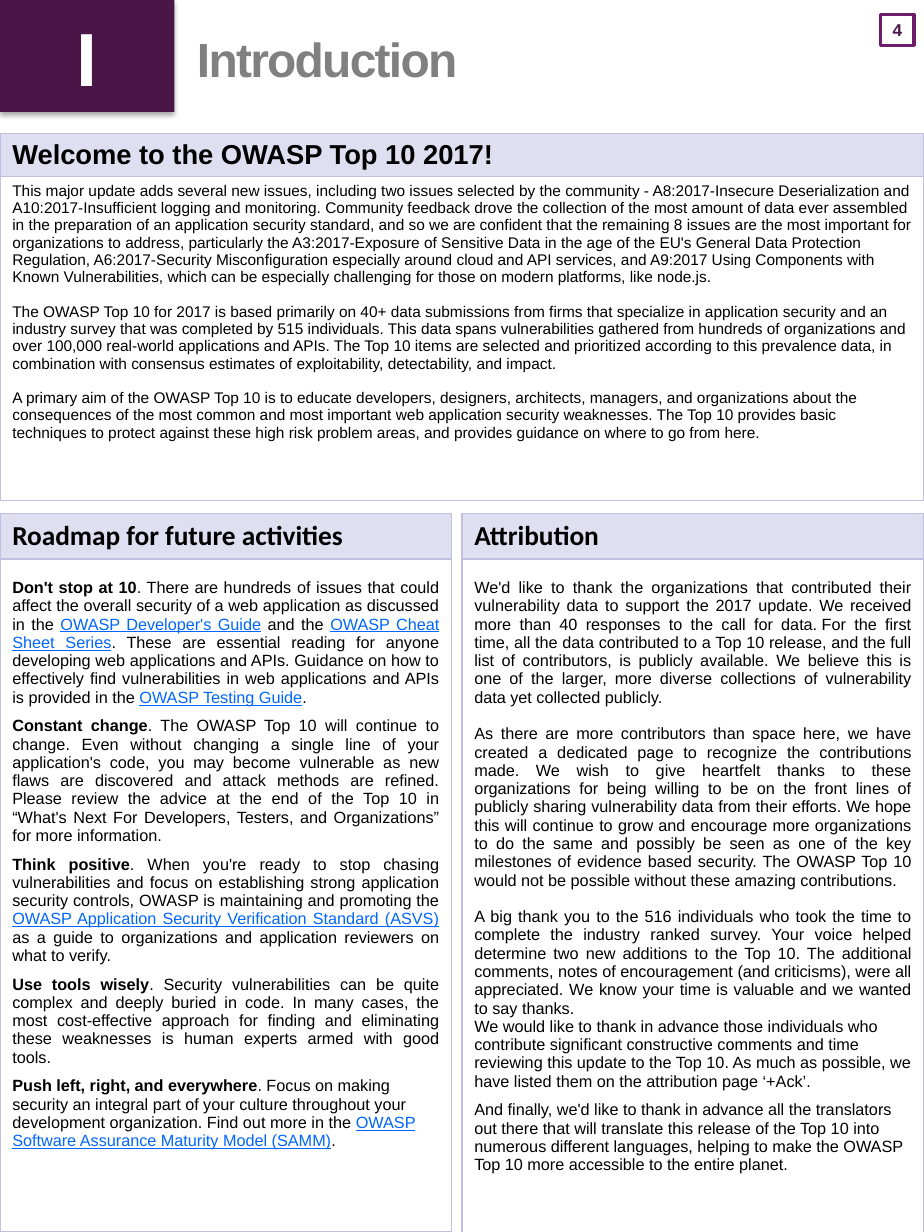
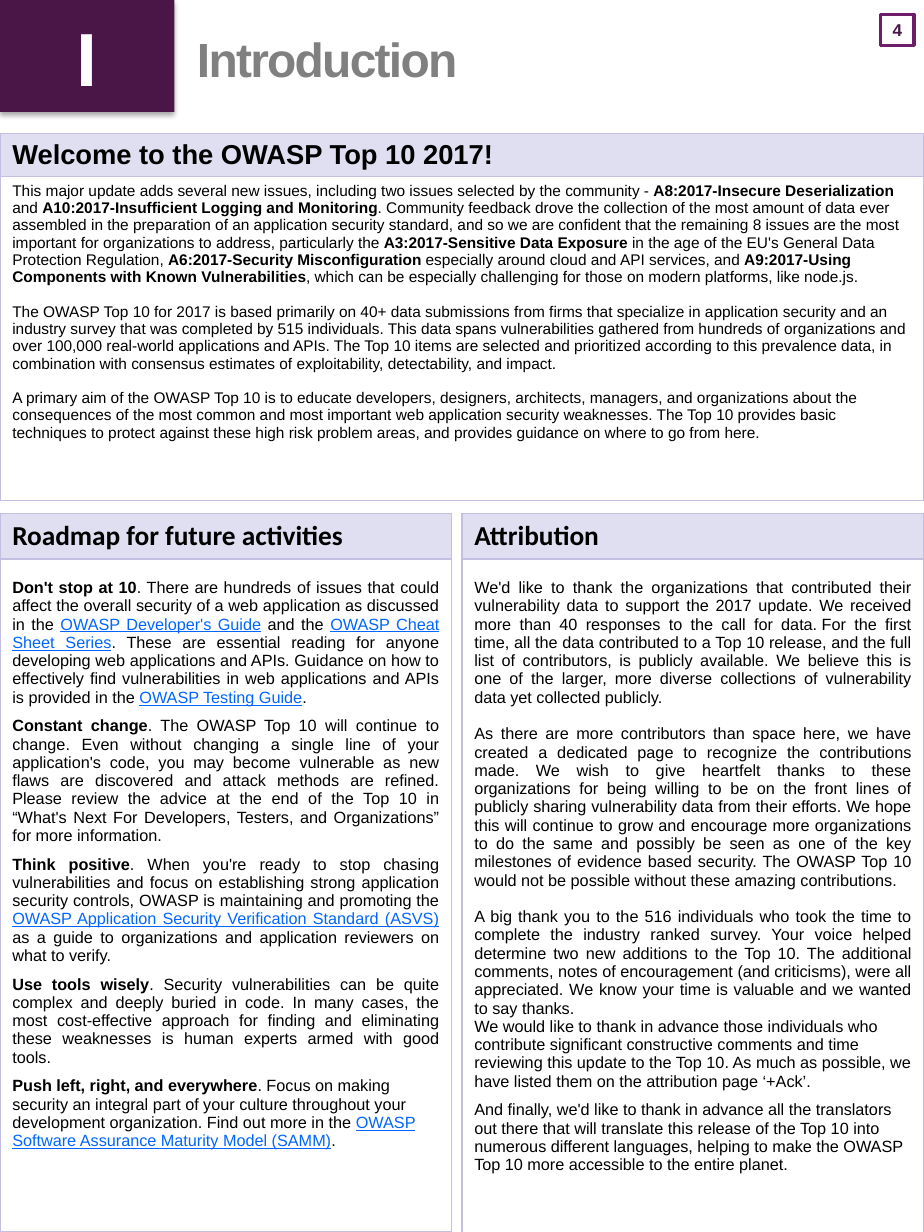
Before and after one commit to OWASP/Top10, a slide deck: slide 5 of 2017/OWASP Top 10 2017 GM (en).pptx. Drawn at 924x1232 pixels with LibreOffice and Linux fonts; fonts in the diff are those of the drawing. Boxes give left, top, right and bottom in pixels: in the first picture for what was removed or moved away, otherwise in the second. Text is boxed around its words. In the diff, an @@ line names an element or a change of style, - is before the commit and + after.

Commit message:
Update GM PPTX to match PDF. This is not the master copy, so here be dragons

```diff
--- a/2017/OWASP Top 10 2017 GM (en).pptx
+++ b/2017/OWASP Top 10 2017 GM (en).pptx
@@ table at (0,133,924,503) @@
-row 2, column 1: This major update adds several new issues, including two issues selected by the community - A8:2017-Insecure Deserialization and A10:2017-Insufficient logging and monitoring. Community feedback drove the collection of the most amount of data ever assembled in the preparation of an application security standard, and so we are confident that the remaining 8 issues are the most important for organizations to address, particularly the A3:2017-Exposure of Sensitive Data in the age of the EU's General Data Protection Regulation, A6:2017-Security Misconfiguration especially around cloud and API services, and A9:2017 Using Components with Known Vulnerabilities, which can be especially challenging for those on modern platforms, like node.js. / The OWASP Top 10 for 2017 is based primarily on 40+ data submissions from firms that specialize in application security and an industry survey that was completed by 515 individuals. This data spans vulnerabilities gathered from hundreds of organizations and over 100,000 real-world applications and APIs. The Top 10 items are selected and prioritized according to this prevalence data, in combination with consensus estimates of exploitability, detectability, and impact. / A primary aim of the OWASP Top 10 is to educate developers, designers, architects, managers, and organizations about the consequences of the most common and most important web application security weaknesses. The Top 10 provides basic techniques to protect against these high risk problem areas, and provides guidance on where to go from here.
+row 2, column 1: This major update adds several new issues, including two issues selected by the community - A8:2017-Insecure Deserialization and A10:2017-Insufficient Logging and Monitoring. Community feedback drove the collection of the most amount of data ever assembled in the preparation of an application security standard, and so we are confident that the remaining 8 issues are the most important for organizations to address, particularly the A3:2017-Sensitive Data Exposure in the age of the EU's General Data Protection Regulation, A6:2017-Security Misconfiguration especially around cloud and API services, and A9:2017-Using Components with Known Vulnerabilities, which can be especially challenging for those on modern platforms, like node.js. / The OWASP Top 10 for 2017 is based primarily on 40+ data submissions from firms that specialize in application security and an industry survey that was completed by 515 individuals. This data spans vulnerabilities gathered from hundreds of organizations and over 100,000 real-world applications and APIs. The Top 10 items are selected and prioritized according to this prevalence data, in combination with consensus estimates of exploitability, detectability, and impact. / A primary aim of the OWASP Top 10 is to educate developers, designers, architects, managers, and organizations about the consequences of the most common and most important web application security weaknesses. The Top 10 provides basic techniques to protect against these high risk problem areas, and provides guidance on where to go from here.
```
Also in this commit, not shown: 16 other slides changed.
